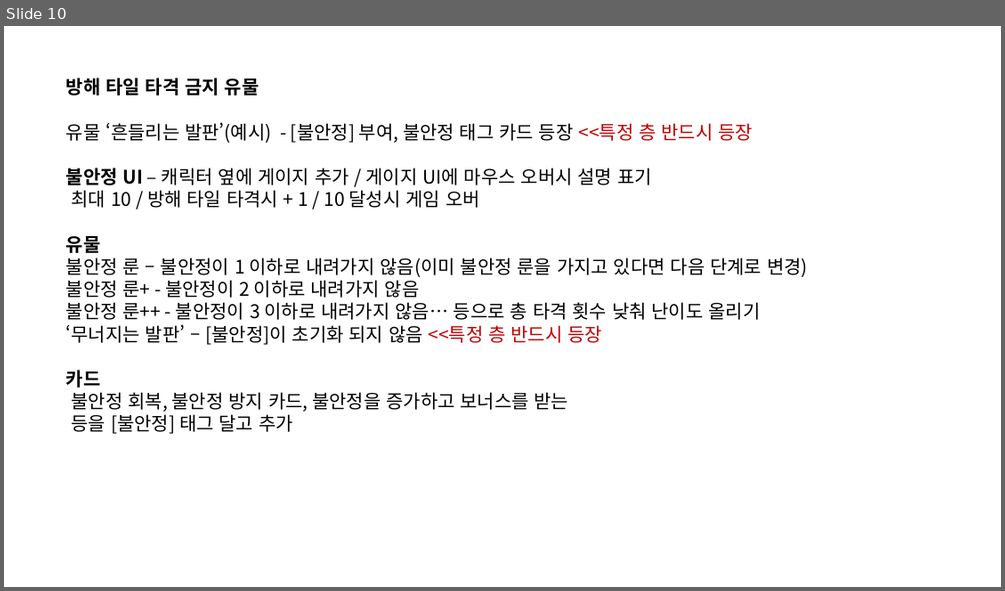
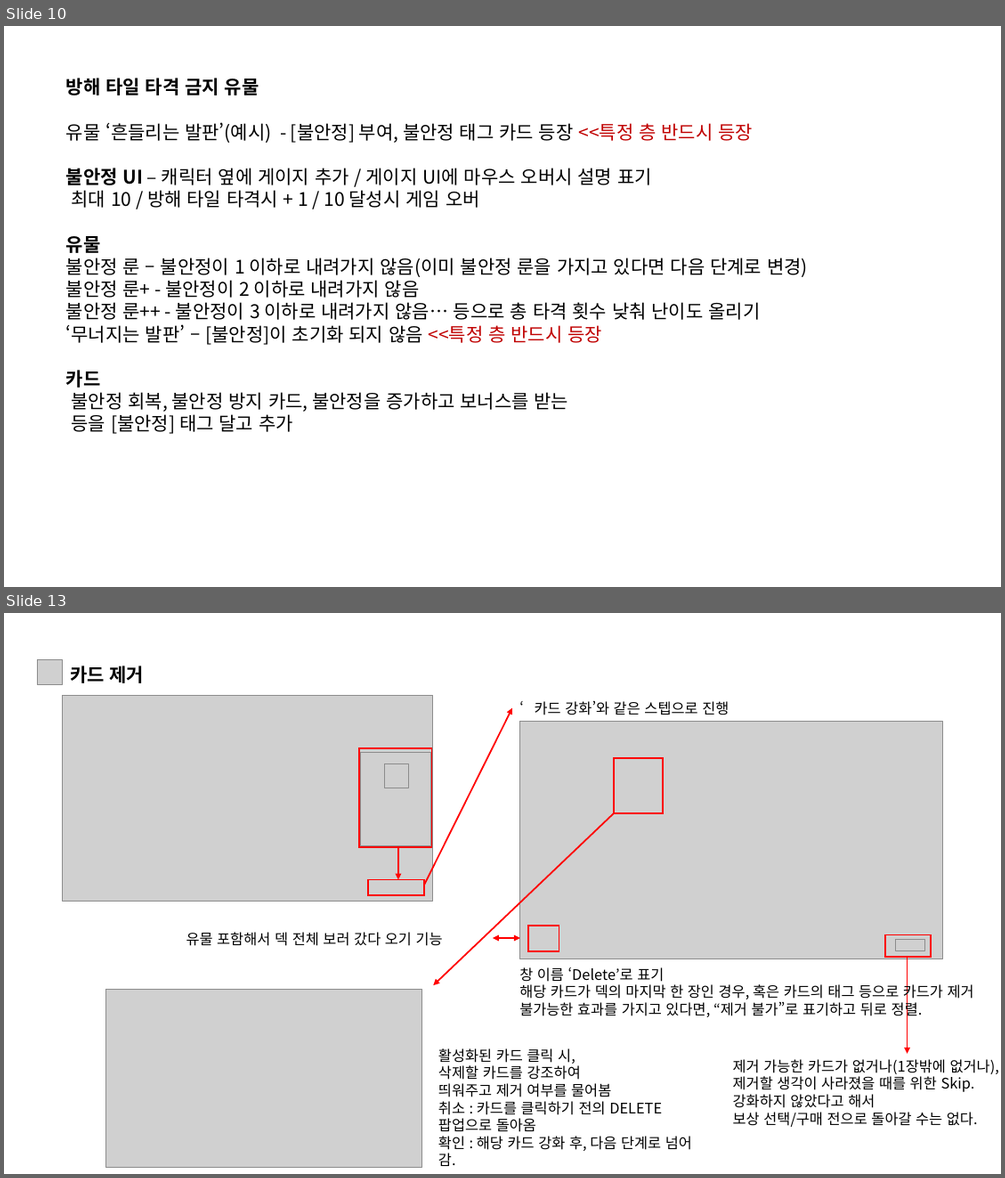
Before and after one commit to kauthor/FluffyDisdog, a slide deck: Plan/기획서/땅부수기2026 ch2.pptx. Shown one above the other, each under a label of ours: slide 10 before the commit, slides 10 and 13 after it; the slides between them are not shown. The pictures are 1005x591 and 1005x1178 pixels, drawn with LibreOffice and Linux fonts; fonts in the diff are those of the drawing; grey boxes stand for pictures; background and template pictures are left out. Boxes give left, top, right and bottom in pixels: in the first picture for what was removed or moved away, otherwise in the second. Text is boxed around its words. In the diff, an @@ line names an element or a change of style, - is before the commit and + after.

```diff
--- a/Plan/기획서/땅부수기2026 ch2.pptx
+++ b/Plan/기획서/땅부수기2026 ch2.pptx
@@ slide 13 added at <box>4,613,1001,1174</box>, background #FFFFFF @@
@@ picture added at <box>38,660,63,685</box> @@
@@ text added at <box>70,666,145,683</box>, 18 pt, text #000000, bold @@
+카드 제거
@@ picture added at <box>63,695,432,900</box> @@
@@ arrow added from (424, 884) to (512, 708), #FF0000 1.5 pt @@
@@ text added at <box>534,700,728,715</box>, 14 pt, text #000000 @@
+‘카드 강화’와 같은 스텝으로 진행
@@ picture added at <box>520,721,942,958</box> @@
@@ rectangle added at <box>359,748,432,847</box>, outline #FF0000 1.5 pt @@
@@ picture added at <box>360,752,431,845</box> @@
@@ picture added at <box>385,763,409,787</box> @@
@@ rectangle added at <box>615,758,663,813</box>, outline #FF0000 1.5 pt @@
@@ arrow added from (615, 813) to (433, 985), #FF0000 1.5 pt @@
@@ arrow added from (398, 847) to (398, 880), #FF0000 1.5 pt @@
@@ rectangle added at <box>368,880,424,895</box>, outline #FF0000 1.5 pt @@
@@ text added at <box>186,932,443,946</box>, 14 pt, text #000000 @@
+유물 포함해서 덱 전체 보러 갔다 오기 기능
@@ rectangle added at <box>528,925,558,952</box>, outline #FF0000 1.5 pt @@
@@ double arrow added from (520, 938) to (493, 938), #FF0000 1.5 pt @@
@@ rectangle added at <box>886,934,931,957</box>, outline #FF0000 1.5 pt @@
@@ picture added at <box>896,939,925,951</box> @@
@@ arrow added from (907, 957) to (907, 1054), #FF0000 1.5 pt @@
@@ text added at <box>519,967,974,1019</box>, 14 pt, text #000000 @@
+창 이름 ‘Delete’로 표기
+해당 카드가 덱의 마지막 한 장인 경우, 혹은 카드의 태그 등으로 카드가 제거 불가능한 효과를 가지고 있다면, “제거 불가”로 표기하고 뒤로 정렬.
@@ picture added at <box>105,989,422,1167</box> @@
@@ text added at <box>438,1048,692,1166</box>, 14 pt, text #000000 @@
+활성화된 카드 클릭 시,
+삭제할 카드를 강조하여
+띄워주고 제거 여부를 물어봄
+취소 : 카드를 클릭하기 전의 DELETE 팝업으로 돌아옴
+확인 : 해당 카드 강화 후, 다음 단계로 넘어 감.
@@ text added at <box>733,1059,999,1127</box>, 14 pt, text #000000 @@
+제거 가능한 카드가 없거나(1장밖에 없거나), 제거할 생각이 사라졌을 때를 위한 Skip.
+강화하지 않았다고 해서
+보상 선택/구매 전으로 돌아갈 수는 없다.
```
Also in this commit, not shown: 1 slide changed, 1 other slide added.
